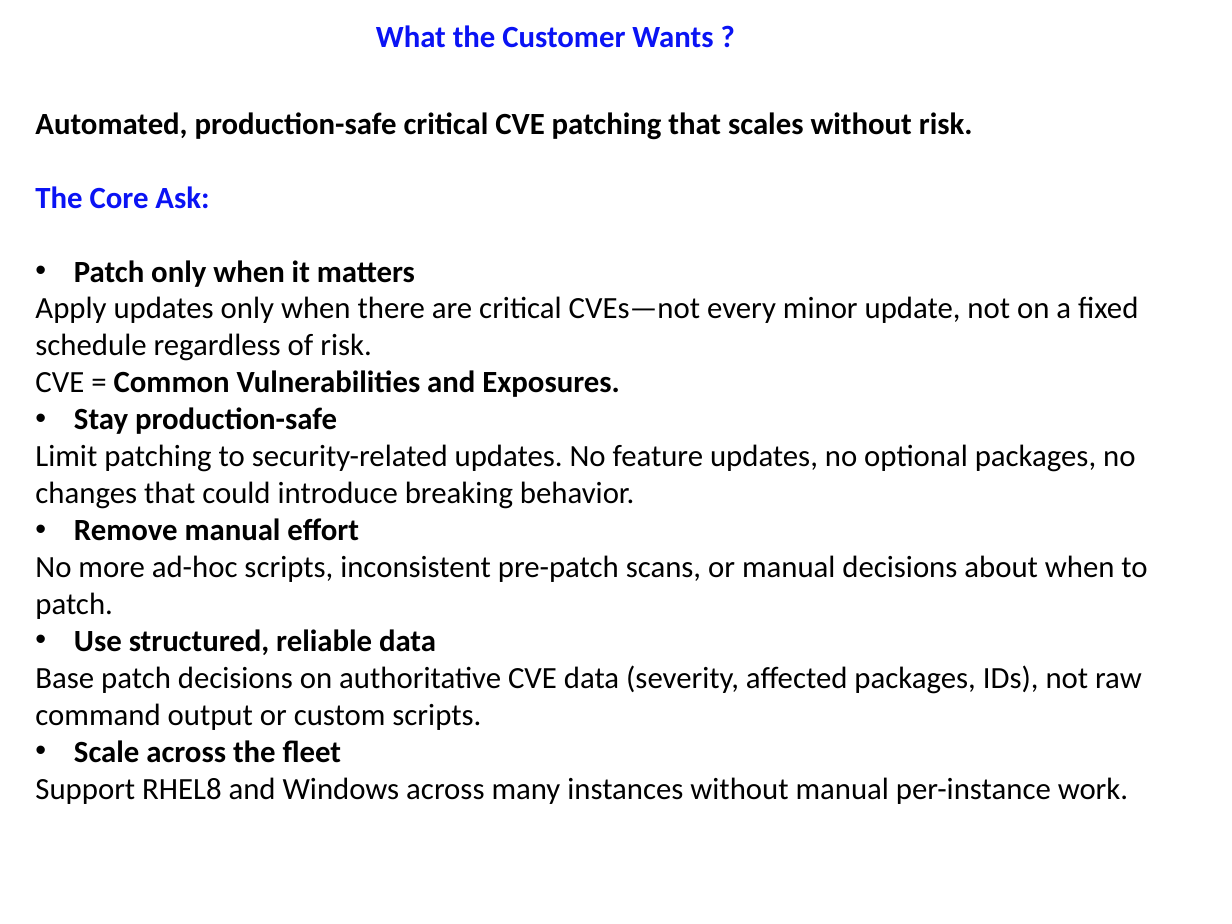
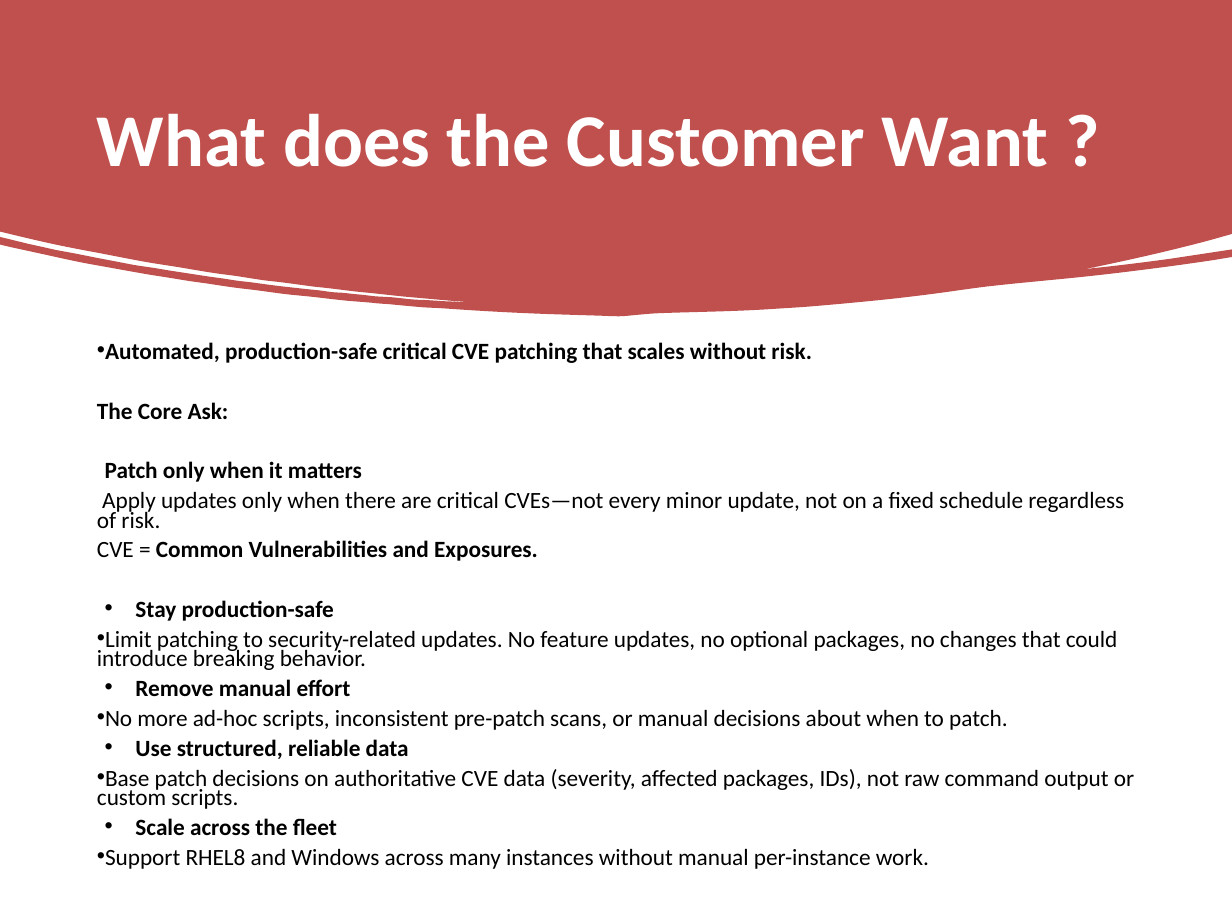
Before and after one commit to ckbitra/aiops-r8, a slide deck: slide 2 of docs/aiops_r8_presentation.pptx. Drawn at 1232x924 pixels with LibreOffice and Linux fonts; fonts in the diff are those of the drawing. Boxes give left, top, right and bottom in pixels: in the first picture for what was removed or moved away, otherwise in the second. Text is boxed around its words. In the diff, an @@ line names an element or a change of style, - is before the commit and + after.

```diff
--- a/docs/aiops_r8_presentation.pptx
+++ b/docs/aiops_r8_presentation.pptx
@@ freeform shape added at bbox=[0, 0, 1232, 317], fill #C0504D @@
@@ text "What does the Customer Want ..." at bbox=[97, 113, 1049, 167]: vertical alignment top to middle @@
@@ text at bbox=[97, 113, 1049, 167]: text changed; size 18 to 43.5 pt; text colour #0A13F4 to #FFFFFF @@
-What the Customer Wants ?
+What does the Customer Want ?
@@ text "Automated, production-safe critical CVE patching ...": place and size @@
-text "Automated, production-safe critical CVE patching ..." at bbox=[35, 112, 1147, 804]
+text "Automated, production-safe critical CVE patching ..." at bbox=[97, 342, 1134, 869]
@@ text "Automated, production-safe critical CVE patching ..." at bbox=[97, 342, 1134, 869]: size 18 to 13.6 pt; text colour #0A13F4 to #000000 in "The Core Ask:"; bullet none to •; line spacing 1 to 0.7; more space between paragraphs; bullet • to none; indent changed @@
```
Also in this commit, not shown: 7 other slides changed, 2 slides added, 2 slides removed.
